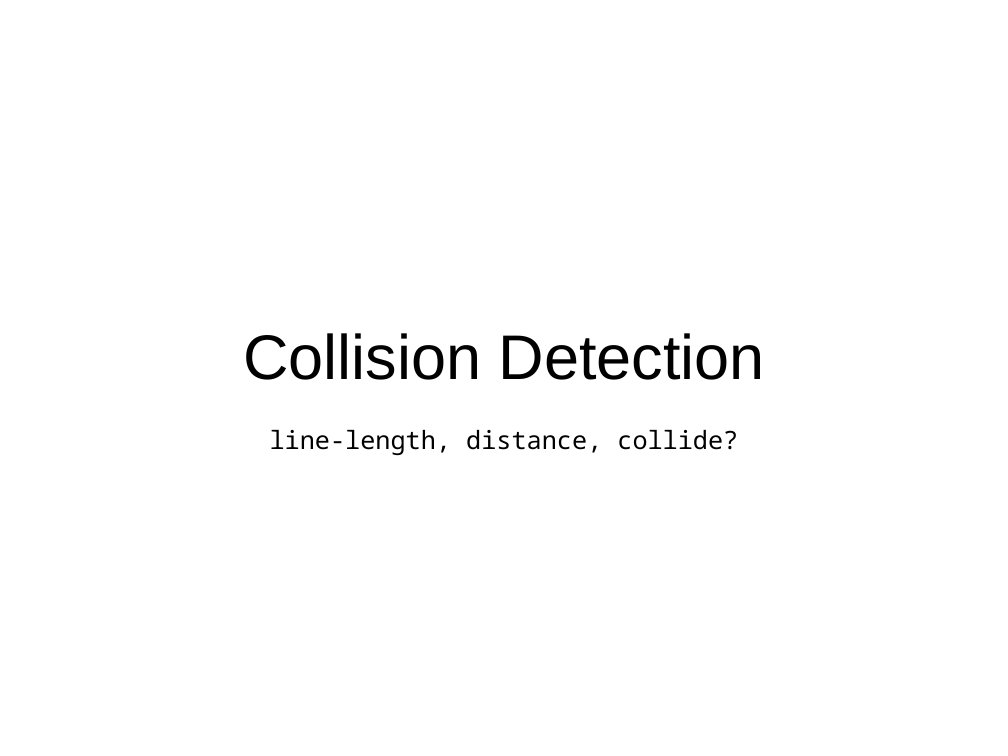
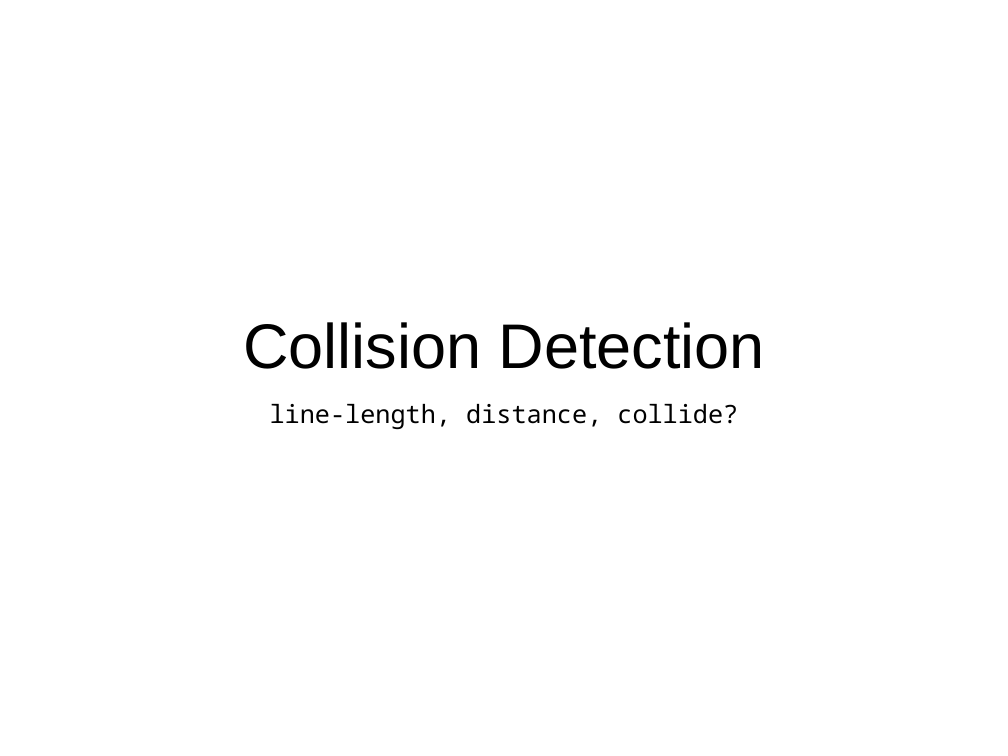
Before and after one commit to taps3/bootstrapcsp, a slide deck: slide 167 of bootstrapcsp_slidedeck.pptx (slide 168 before the commit). Drawn at 1008x756 pixels with LibreOffice and Linux fonts; fonts in the diff are those of the drawing. Boxes give left, top, right and bottom in pixels: in the first picture for what was removed or moved away, otherwise in the second. Text is boxed around its words. In the diff, an @@ line names an element or a change of style, - is before the commit and + after.

```diff
--- a/bootstrapcsp_slidedeck.pptx
+++ b/bootstrapcsp_slidedeck.pptx
@@ title "Collision Detection" moved from (x1=243, y1=333, x2=765, y2=380) to (x1=243, y1=322, x2=765, y2=369) @@
@@ subtitle "line-length, distance, collide?" moved from (x1=270, y1=430, x2=738, y2=455) to (x1=270, y1=404, x2=738, y2=429) @@
@@ subtitle "line-length, distance, collide?" at (x1=270, y1=404, x2=738, y2=429): more space between paragraphs @@
```
Also in this commit, not shown: 148 other slides changed, 1 slide added, 2 slides removed, 15 other files.
